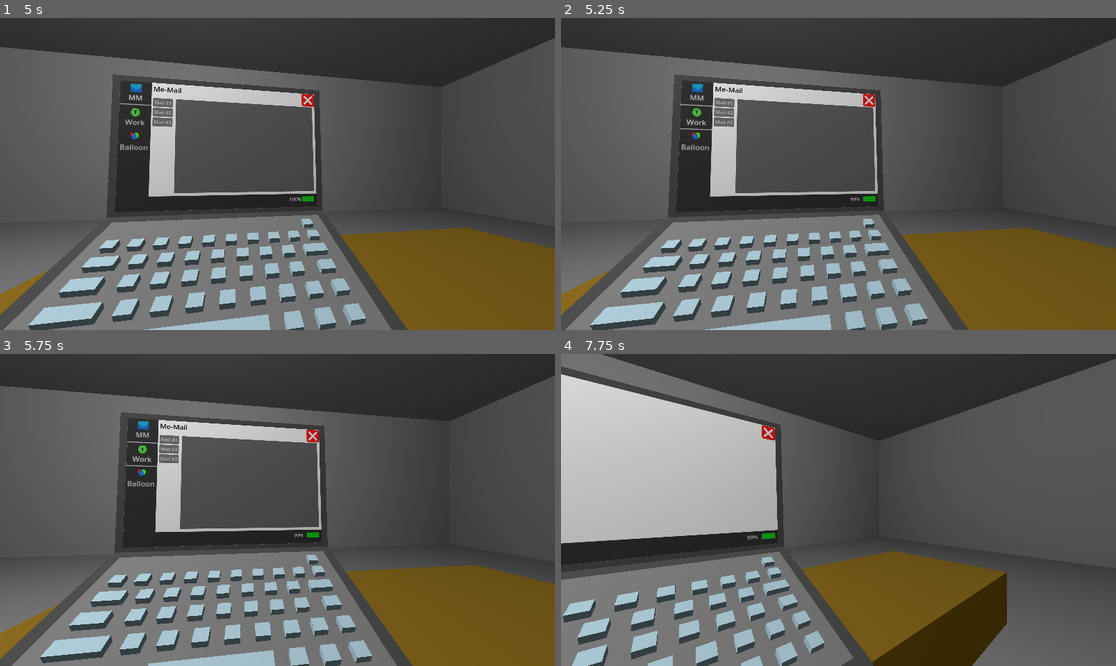
Above: before the commit, frames 1-4 (two rows, left to right).
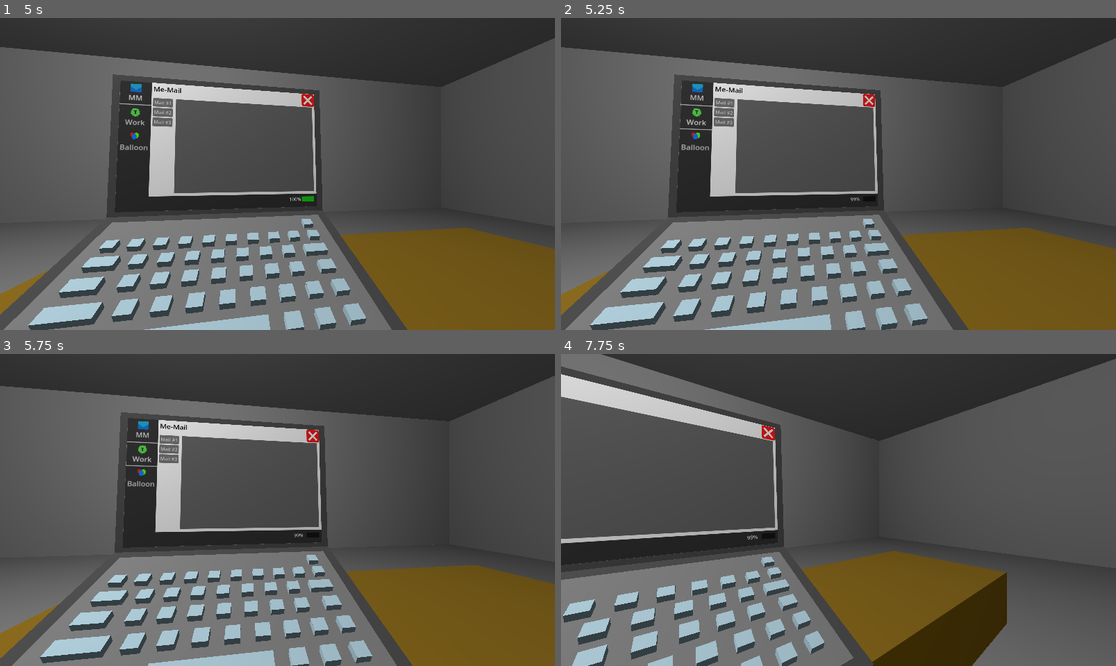
Above: after the commit, the same moments.

Repository: Star2578/late-night-hustle
Game: Godot game, scene res://scenes/room.tscn
Two runs of this game, one before a commit and one after it. Both use one fixed random seed, a clock stepped at 60 frames per second and the inputs below.
Inputs (mouse positions are in pixels of both pictures, inside the frame that each line leads up to):
- Up to frame 1 (5 s): tap Enter at 0.5, 1.35, 3.5, 3.6 s; move the mouse to (249, 236) at 0.52 s; tap Tab at 0.6, 2.85 s; click (249, 236) at 0.67 s; tap Space at 0.77, 1.25, 1.52, 3.02, 3.77, 4.25, 4.52 s; move the mouse to (444, 220) at 1.27 s; click (444, 220) at 1.42 s; move the mouse to (111, 127) at 2.02 s; tap Keypad Enter at 2.1, 4.35 s; click (111, 127) at 2.17 s; move the mouse to (305, 174) at 2.77 s; click (305, 174) at 2.92 s; move the mouse to (194, 96) at 3.52 s; click (194, 96) at 3.67 s; move the mouse to (399, 158) at 4.27 s; click (399, 158) at 4.42 s
- Up to frame 2 (5.25 s): move the mouse to (727, 189) at 5.02 s; tap Tab at 5.1 s; click (727, 189) at 5.17 s
- Up to frame 3 (5.75 s): no input
- Up to frame 4 (7.75 s): move the mouse to (894, 441) at 5.77 s; tap Enter at 5.85, 6.5 s; click (894, 441) at 5.92 s; tap Space at 6.02, 6.77, 7.25, 7.52 s; move the mouse to (810, 572) at 6.52 s; tap Keypad Enter at 6.6 s; click (810, 572) at 6.67 s; move the mouse to (1005, 556) at 7.27 s; tap Tab at 7.35 s; click (1005, 556) at 7.42 s

Frame 1 is identical in both runs. In frame 2, less than 0.1% of the frame differs, in the area x 54-57%, y 57-59%; in frame 3, less than 0.1%; in frame 4, 14%, in the area x 0-39%, y 13-60%.

Commit message:
fix task bug and add more dict

Diff:
--- a/scenes/notebook.tscn
+++ b/scenes/notebook.tscn
@@ -322,6 +322,7 @@
 flat = true
 
 [node name="Header" type="Label" parent="Node/screen2/ViewportQuad/OS/SubViewport/Task" index="2"]
+layout_mode = 0
 offset_left = 5.0
 offset_top = 5.0
 offset_right = 54.0
@@ -470,12 +471,25 @@
 flat = true
 
 [node name="Header" type="Label" parent="Node/screen2/ViewportQuad/OS/SubViewport/Game" index="2"]
+layout_mode = 0
 offset_left = 5.0
 offset_top = 5.0
 offset_right = 54.0
 offset_bottom = 39.0
 text = "Game"
 label_settings = SubResource("LabelSettings_5lcmk")
+
+[node name="GameBG" type="ColorRect" parent="Node/screen2/ViewportQuad/OS/SubViewport/Game" index="3"]
+layout_mode = 1
+anchors_preset = 1
+anchor_left = 1.0
+anchor_right = 1.0
+offset_left = -520.0
+offset_top = 55.0
+offset_right = -10.0
+offset_bottom = 390.0
+grow_horizontal = 0
+color = Color(0.393086, 0.393086, 0.393085, 1)
 
 [node name="ClickSound" type="AudioStreamPlayer" parent="Node/screen2/ViewportQuad" index="2"]
 stream = ExtResource("5_eo3yp")
--- a/scripts/os.gd
+++ b/scripts/os.gd
@@ -41,6 +41,8 @@
 		time_counter = 0
 		$OS/SubViewport/Battery/Label.text = str(battery) + "%"
 
+	$OS/SubViewport/Battery/Value.scale.x = battery / 100
+
 
 #################### Mail ####################
 
@@ -48,7 +50,7 @@
 	click_sound.play()
 	print("Open Mail")
 	$OS/SubViewport/Mail.visible = true
-	$OS/SubViewport/Task.visible = false
+	_close_task()
 	$OS/SubViewport/Game.visible = false
 
 func _close_mail():
@@ -80,12 +82,22 @@
 @onready var task_bg = $OS/SubViewport/Task/TaskBG
 @onready var word_label = $OS/SubViewport/Task/TaskBG/RichTextLabel
 @onready var text_edit = $OS/SubViewport/Task/TaskBG/TextEdit
-var tasks_progress = [0, 10.0, 88.88, 42.2, 5.004, 79.2]
+var tasks_progress = [0, 0, 0, 0, 0, 0]
 var idx = -1 # not select any task
 var tick = 1.0 # task increase tick rate
 var is_start = false
 
-var word_list = ["hello", "world", "ghost", "horror", "deadline", "task", "fear", "typing", "stress", "dark"]
+var word_list = [
+	"ghost", "water", "hello", "new", "death", "sleep", "work", "midnight", "hungry",
+	"friends", "closet", "inside", "noise", "scare", "horror", "cold", "laptop", "bedroom",
+	"alien", "wrong", "duck", "entangle", "haste", "xX_DarkL0rd_Xx", "peaceful", "imagination",
+	"wind", "around", "corner", "lights", "battery", "clock", "mouse", "healthy", "gamer",
+	"apologize", "cunning", "thoughts", "bucket", "moon", "haunting", "look", "awake", "chair",
+	"close", "lookatyourleft", "something", "pearl", "funny", "yourname", "earth", "pluto", "lucky",
+	"noice", "playing", "elephant", "birb", "howareyou", "emerge", "click", "correct", "colorful",
+	"sparkly", "balloon", "popcorn", "marcus", "looking", "hiding", "peeking", "break", "anxiety",
+	"sound", "pills", "drink", "trash", "godmode", "performance", "crawling", "hunting", "mewing",
+]
 var current_words = []  # Words currently displayed
 var current_index = 0  # Position in the list
 
@@ -102,10 +114,11 @@
 
 func _close_task():
 	click_sound.play()
-	tasks_progress[idx] = progress_bar.value
+	if idx != -1: tasks_progress[idx] = progress_bar.value
 	$OS/SubViewport/Task.visible = false
 	task_bg.visible = false
 	is_start = false
+	idx = -1
 
 func _task_one():
 	click_sound.play()
@@ -270,7 +283,7 @@
 	print("Open Game")
 	$OS/SubViewport/Game.visible = true
 	$OS/SubViewport/Mail.visible = false
-	$OS/SubViewport/Task.visible = false
+	_close_task()
 
 func _close_game():
 	click_sound.play()
